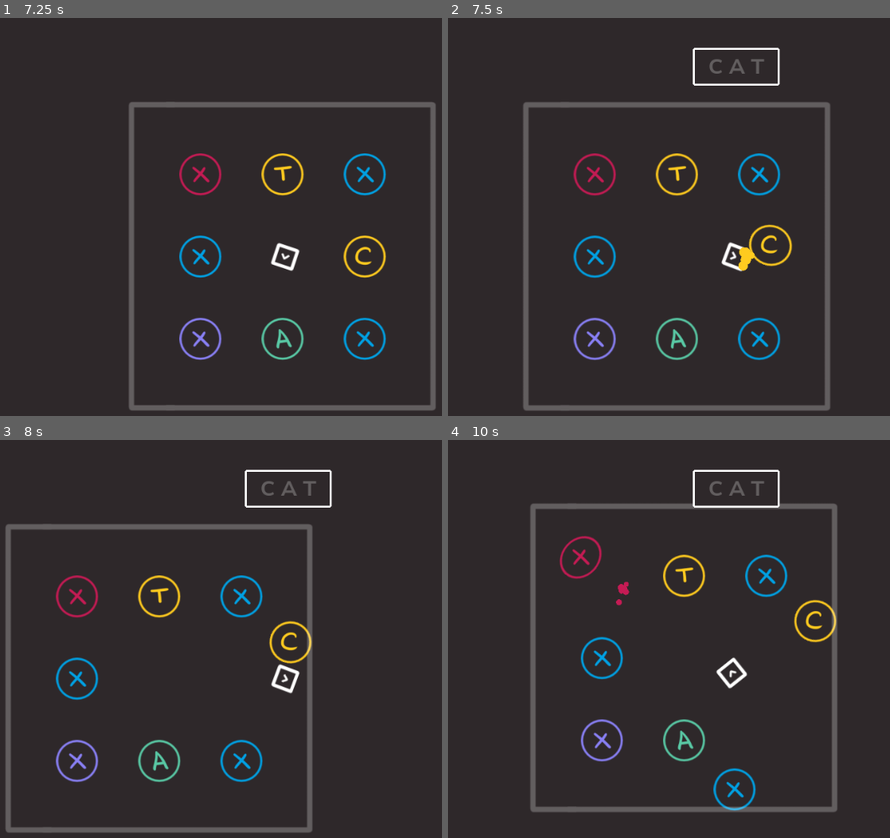
Above: before the commit, frames 1-4 (two rows, left to right).
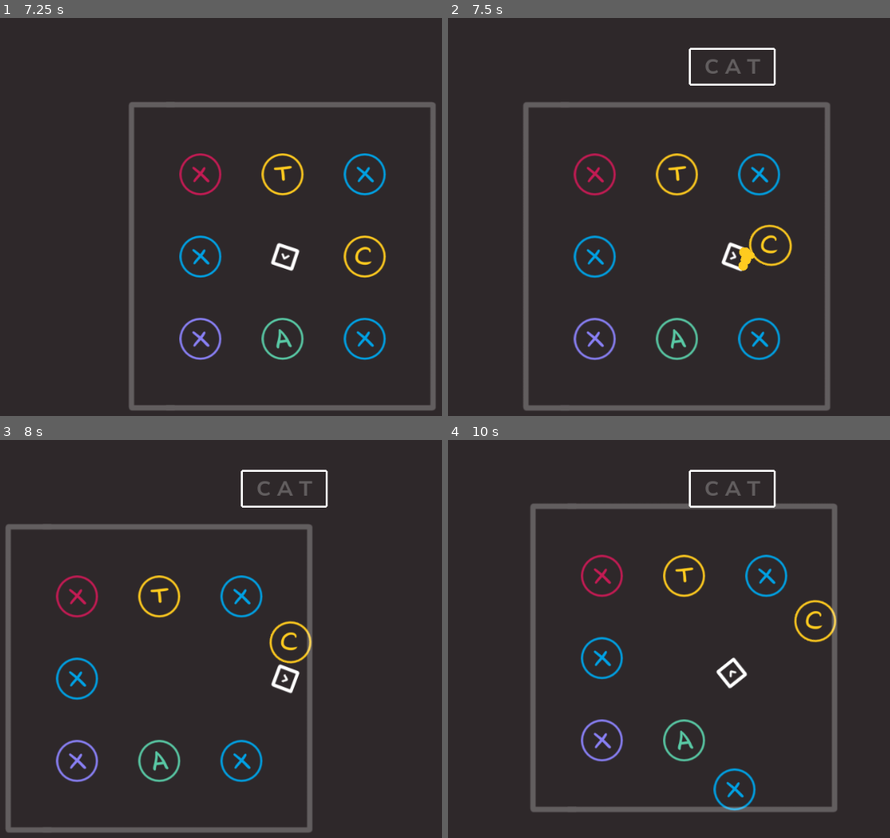
Above: after the commit, the same moments.

Repository: gontzalve/SSLS
Game: Godot game, scene res://scenes/game/main/main.tscn
Two runs of this game, one before a commit and one after it. Both use one fixed random seed, a clock stepped at 60 frames per second and the inputs below.
Inputs (mouse positions are in pixels of both pictures, inside the frame that each line leads up to):
- Up to frame 1 (7.25 s): tap Enter at 0.5, 2, 4.25 s; move the mouse to (251, 352) at 0.52 s; hold W (move_up) 0.53-2.03 s; click (251, 352) at 0.6 s; tap Space at 1.25, 3.5, 5 s; move the mouse to (outside the picture) at 1.27 s; tap Mouse wheel up (zoom_in) at 1.35, 3.6, 5.85 s; move the mouse to (92, 185) at 2.02 s; hold A (move_left) 2.03-3.53 s; tap Mouse wheel down (zoom_out) at 2.1, 4.35, 6.6 s; move the mouse to (313, 256) at 2.77 s; click (313, 256) at 2.85 s; move the mouse to (190, 137) at 3.52 s; hold S (move_down) 3.53-4.28 s; move the mouse to (424, 232) at 4.27 s; hold D (move_right) 4.28-5.03 s; move the mouse to (154, 280) at 5.02 s; hold W (move_up) 5.03-5.78 s; click (154, 280) at 5.1 s; move the mouse to (349, 153) at 5.77 s; hold D (move_right) from 5.78 s (still down); move the mouse to (251, 352) at 6.52 s
- Up to frame 2 (7.5 s): keep holding D (move_right); move the mouse to (outside the picture) at 7.27 s; click (outside the picture) at 7.35 s
- Up to frame 3 (8 s): keep holding D (move_right)
- Up to frame 4 (10 s): move the mouse to (540, 607) at 8.02 s; release D (move_right) at 8.03 s; hold S (move_down) 8.03-8.78 s; tap Mouse wheel up (zoom_in) at 8.1 s; move the mouse to (761, 678) at 8.77 s; hold A (move_left) 8.78-9.53 s; tap Mouse wheel down (zoom_out) at 8.85 s; move the mouse to (638, 559) at 9.52 s; hold W (move_up) from 9.53 s (still down); click (638, 559) at 9.6 s

Frame 1 is identical in both runs. In frame 2, 0.4% of the frame differs, in the area x 54-76%, y 7-17%; in frame 3, 0.4%; in frame 4, 1.0%, in the area x 25-76%, y 7-42%.

Commit message:
Tweak level values

Diff:
--- a/data/levels/level_10.tres
+++ b/data/levels/level_10.tres
@@ -7,6 +7,6 @@
 level_number = 10
 level_word = "RABBIT"
 is_tutorial = false
-duration = 60.0
+duration = 40.0
 correct_letter_repetitions = 1
 level_rings = 5
--- a/data/levels/level_4.tres
+++ b/data/levels/level_4.tres
@@ -7,6 +7,6 @@
 level_number = 4
 level_word = "SCHOOL"
 is_tutorial = false
-duration = 20.0
+duration = 25.0
 correct_letter_repetitions = 2
 level_rings = 4
--- a/data/levels/level_6.tres
+++ b/data/levels/level_6.tres
@@ -7,6 +7,6 @@
 level_number = 6
 level_word = "STADIUM"
 is_tutorial = false
-duration = 30.0
+duration = 25.0
 correct_letter_repetitions = 3
 level_rings = 5
--- a/data/levels/level_7.tres
+++ b/data/levels/level_7.tres
@@ -7,6 +7,6 @@
 level_number = 7
 level_word = "MUSIC"
 is_tutorial = false
-duration = 40.0
+duration = 30.0
 correct_letter_repetitions = 2
 level_rings = 5
--- a/data/levels/level_8.tres
+++ b/data/levels/level_8.tres
@@ -7,6 +7,6 @@
 level_number = 8
 level_word = "GUITAR"
 is_tutorial = false
-duration = 45.0
+duration = 30.0
 correct_letter_repetitions = 2
 level_rings = 5
--- a/data/levels/level_9.tres
+++ b/data/levels/level_9.tres
@@ -7,6 +7,6 @@
 level_number = 9
 level_word = "PIDGEON"
 is_tutorial = false
-duration = 45.0
+duration = 40.0
 correct_letter_repetitions = 2
 level_rings = 5
--- a/scenes/game/bullet/bullet.gd
+++ b/scenes/game/bullet/bullet.gd
@@ -4,6 +4,7 @@
 @export var initial_impulse: float
 @export var push_force_magnitude: float
 @export var shooting_particles_scene: PackedScene
+@export var range_duration: float
 
 var current_direction: Vector2
 
@@ -12,10 +13,11 @@
 	body_entered.connect(_on_body_entered)
 
 
-func start_movement(direction: Vector2):
+func start_movement(direction: Vector2, range_duration_factor: float):
 	current_direction = direction
 	apply_impulse(direction * initial_impulse)
 	_set_initial_rotation()
+	_set_timer_for_range(range_duration_factor)
 
 
 func _on_body_entered(body: Node) -> void:
@@ -53,3 +55,18 @@
 	var center_pos: Vector2 = get_viewport().size / 2
 	var angle = rad_to_deg(center_pos.angle_to_point(mouse_pos))
 	rotation_degrees = angle
+
+
+func _set_timer_for_range(range_duration_factor: float) -> void:
+	var duration = range_duration * range_duration_factor
+	await get_tree().create_timer(duration).timeout
+	_disable_bullet()
+
+
+func _disable_bullet() -> void:
+	$BulletShape.disabled = true
+	sleeping = true
+	var tween: SimpleTween = TweenHelper.create(self)
+	tween.to_alpha(0, 0.2).set_easing(Tween.TRANS_BACK, Tween.EASE_OUT)
+	await tween.finished
+	queue_free()
--- a/scenes/game/bullet/bullet.tscn
+++ b/scenes/game/bullet/bullet.tscn
@@ -19,6 +19,7 @@
 initial_impulse = 1500.0
 push_force_magnitude = 200.0
 shooting_particles_scene = ExtResource("2_7cf8x")
+range_duration = 0.15
 
 [node name="BulletShape" type="CollisionShape2D" parent="."]
 position = Vector2(-1, 0)
--- a/scenes/game/bullet/bullet_factory.gd
+++ b/scenes/game/bullet/bullet_factory.gd
@@ -3,9 +3,8 @@
 @export var bullet_scene: PackedScene
 
 
-func create_bullet(spawn_pos: Vector2, direction: Vector2) -> Node2D:
+func create_bullet(spawn_pos: Vector2) -> Node2D:
 	var bullet_node: Node = bullet_scene.instantiate()
 	bullet_node.position = spawn_pos
 	$BulletContainer.add_child(bullet_node)
-	bullet_node.start_movement(direction)
 	return bullet_node
--- a/scenes/game/main/main_controller.gd
+++ b/scenes/game/main/main_controller.gd
@@ -26,7 +26,7 @@
 
 
 func _process(_delta: float) -> void:
-	if not has_level_started:
+	if game_timer.paused or not has_level_started:
 		return
 	ui_controller.update_timer(game_timer.time_left)
 
@@ -92,10 +92,11 @@
 
 func _on_player_shot_fired(spawn_pos: Vector2, direction: Vector2) -> void:
 	game_camera.start_shake()
-	bullet_factory.create_bullet(spawn_pos, direction)
+	var bullet_node: Node2D = bullet_factory.create_bullet(spawn_pos)
+	bullet_node.start_movement(direction, 1)
 
 
-func _on_letter_dead(assigned_char: String, letter_index: int) -> void:
+func _on_letter_dead(_assigned_char: String, letter_index: int) -> void:
 	if letter_index >= 0:
 		AudioController.play_sfx(sfx_correct_letter, 1.2)
 		ui_controller.resolve_letter(letter_index)
--- a/scenes/game/ui/ui_controller.gd
+++ b/scenes/game/ui/ui_controller.gd
@@ -5,8 +5,10 @@
 
 @export var letter_ui_scene: PackedScene
 
+var letter_ui_node_array: Array[Node] = []
+
 const LETTERS_PANEL_HORIZONTAL_PADDING: int = 20
-var letter_ui_node_array: Array[Node] = []
+const WINDOW_SIZE: Vector2 = Vector2(960, 720)
 
 
 func hide_ui() -> void:
@@ -98,6 +100,7 @@
 
 func _create_letter_ui_nodes(word: String) -> void:
 	%LettersPanel.visible = false
+	%LettersContainer.size.x = 0
 	for character in word:
 		var letter_ui_node: Node = letter_ui_scene.instantiate()
 		letter_ui_node.text = character
@@ -106,6 +109,7 @@
 	await get_tree().create_timer(0.1).timeout
 	var panel_width: float = %LettersContainer.size.x + 2 * LETTERS_PANEL_HORIZONTAL_PADDING
 	%LettersPanel.size.x = panel_width
+	%LettersPanel.position.x = WINDOW_SIZE.x / 2 - panel_width / 2
 	%LettersPanel.visible = true
 
 
